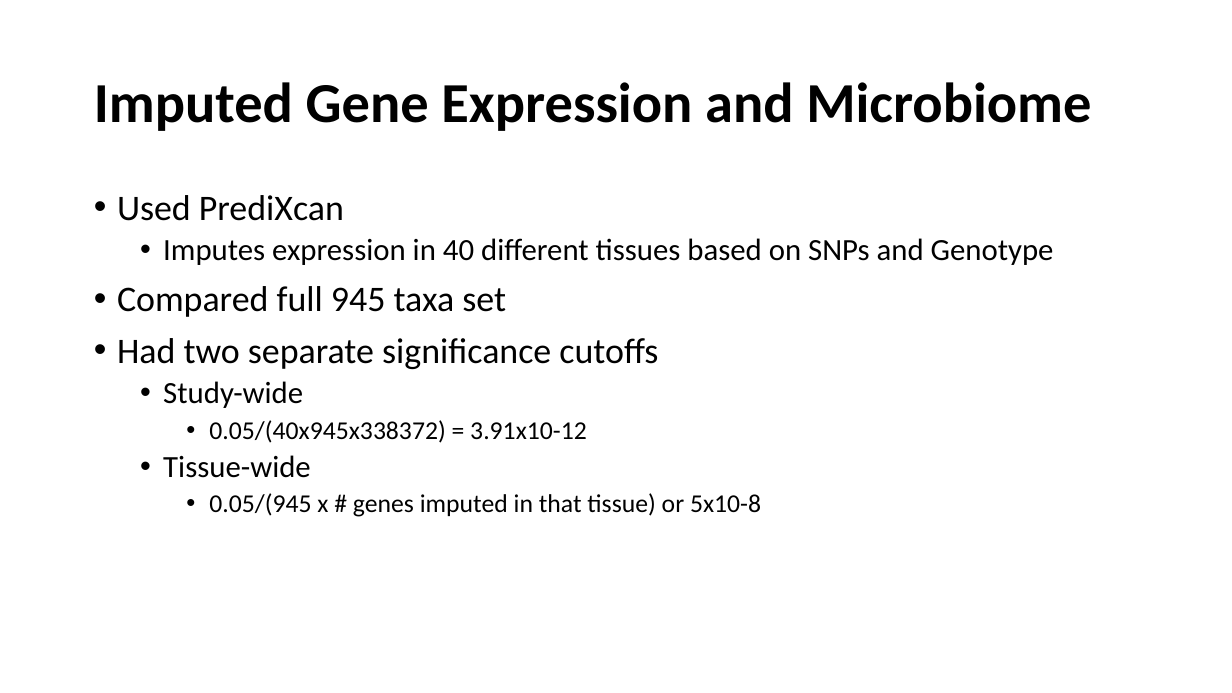
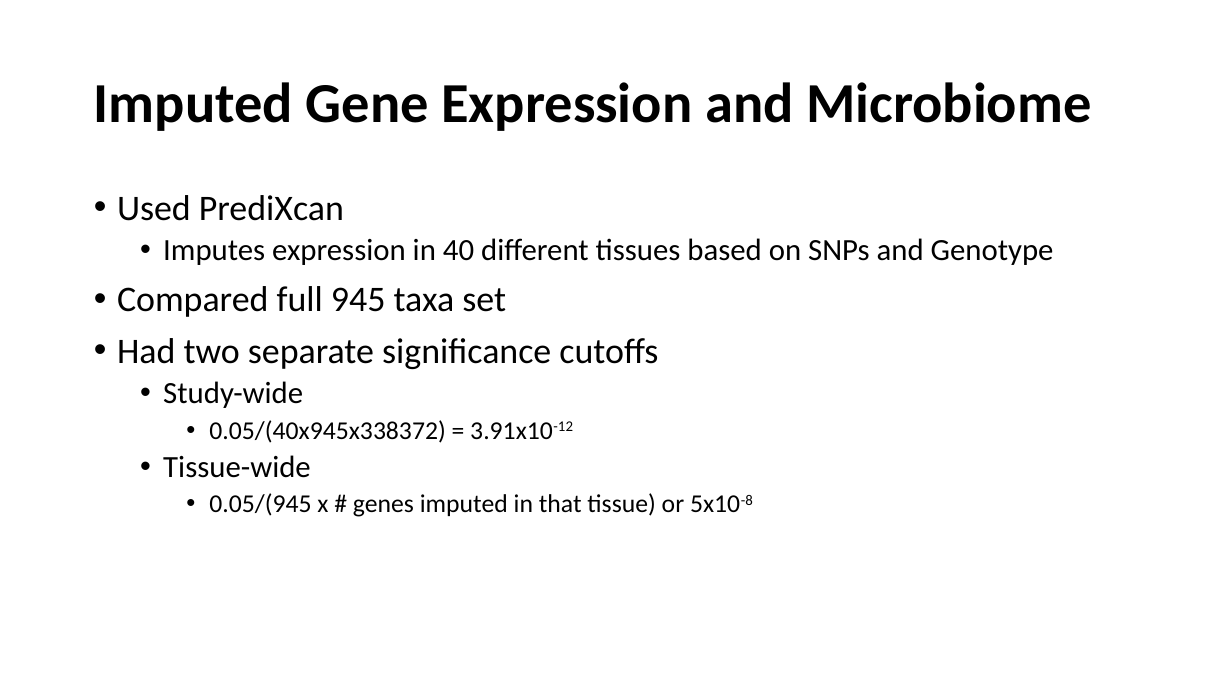
Before and after one commit to marcsze/SchlossLabPresentations, a slide deck: slide 15 of 2016_07_14/genetic_determinants_journal_club.pptx. Drawn at 1232x693 pixels with LibreOffice and Linux fonts; fonts in the diff are those of the drawing. Boxes give left, top, right and bottom in pixels: in the first picture for what was removed or moved away, otherwise in the second. Text is boxed around its words. In the diff, an @@ line names an element or a change of style, - is before the commit and + after.

```diff
--- a/2016_07_14/genetic_determinants_journal_club.pptx
+++ b/2016_07_14/genetic_determinants_journal_club.pptx
@@ text at (209,420,753,517): now superscript in "3.91x10-12", "5x10-8" @@
```
Also in this commit, not shown: 5 other slides changed, 1 other file.
